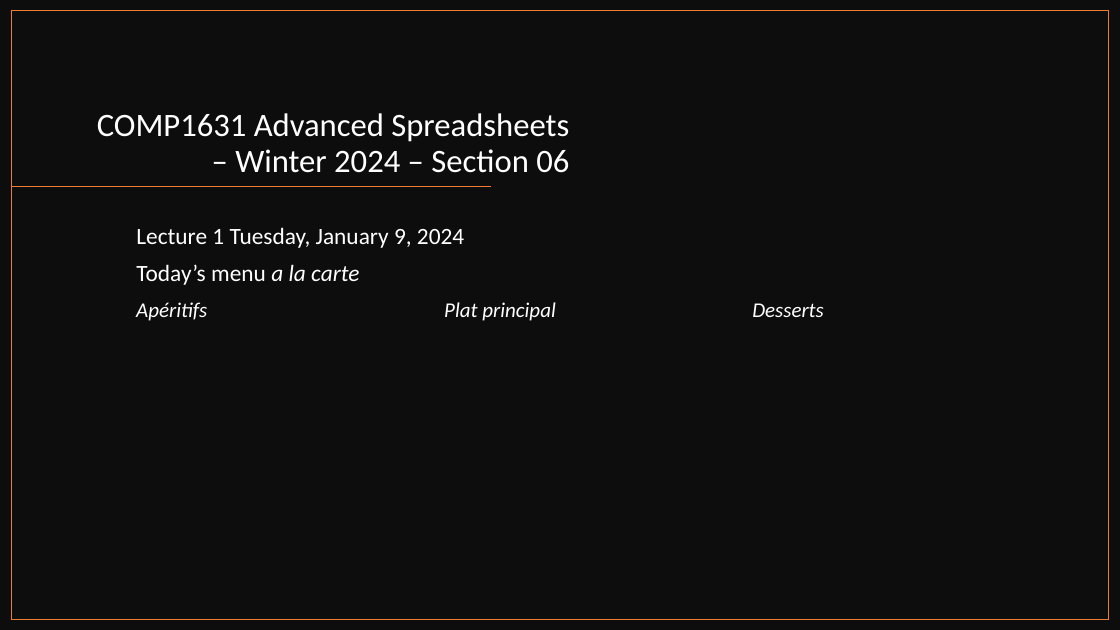
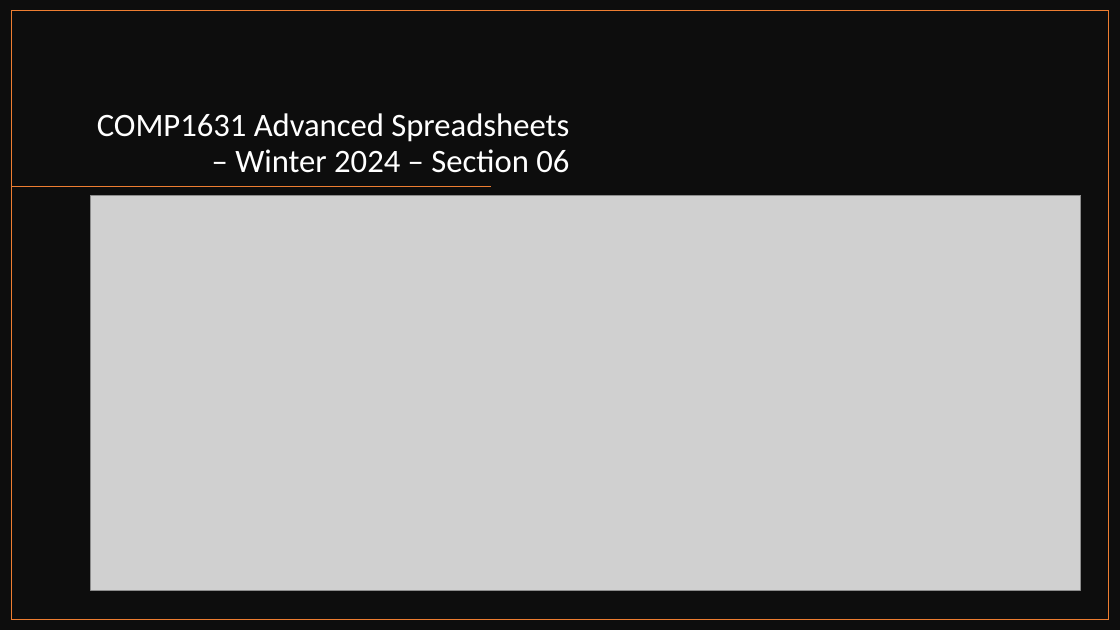
Before and after one commit to muktoakash/Teaching, a slide deck: slide 8 of COMP1631/lecture_4.pptx (slide 2 before the commit). Drawn at 1120x630 pixels with LibreOffice and Linux fonts; fonts in the diff are those of the drawing; grey boxes stand for pictures. Boxes give left, top, right and bottom in pixels: in the first picture for what was removed or moved away, otherwise in the second. Text is boxed around its words. In the diff, an @@ line names an element or a change of style, - is before the commit and + after.

Commit message:
Add lecture 4 ppt

```diff
--- a/COMP1631/lecture_4.pptx
+++ b/COMP1631/lecture_4.pptx
@@ picture added at (91,195,1081,590) @@
@@ text removed at (136,227,464,285) @@
-Lecture 1 Tuesday, January 9, 2024
-Today’s menu a la carte
@@ text removed at (136,302,824,321) @@
-Apéritifs
-Plat principal
-Desserts
```
Also in this commit, not shown: 1 other slide changed, 40 slides added, 3 other files.
